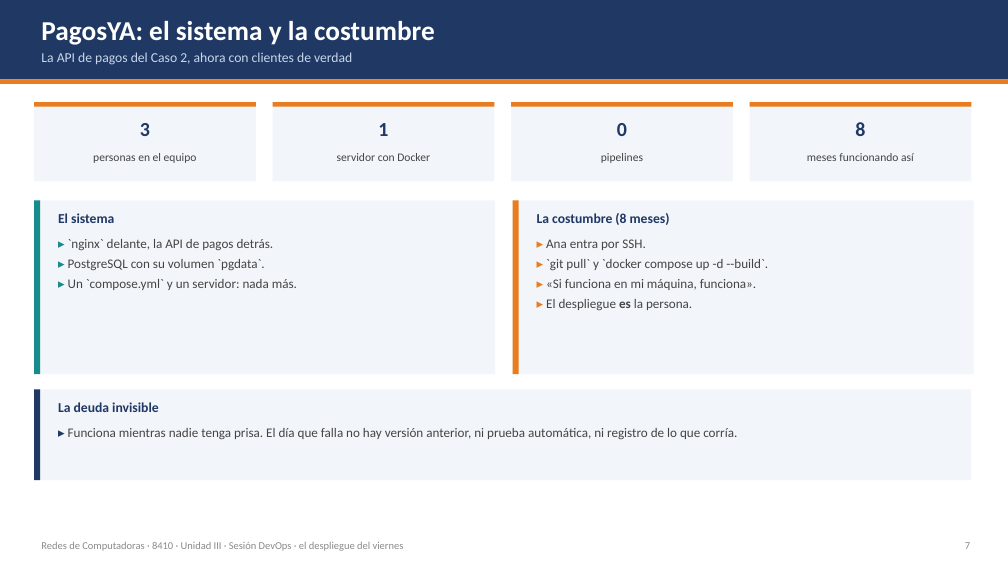
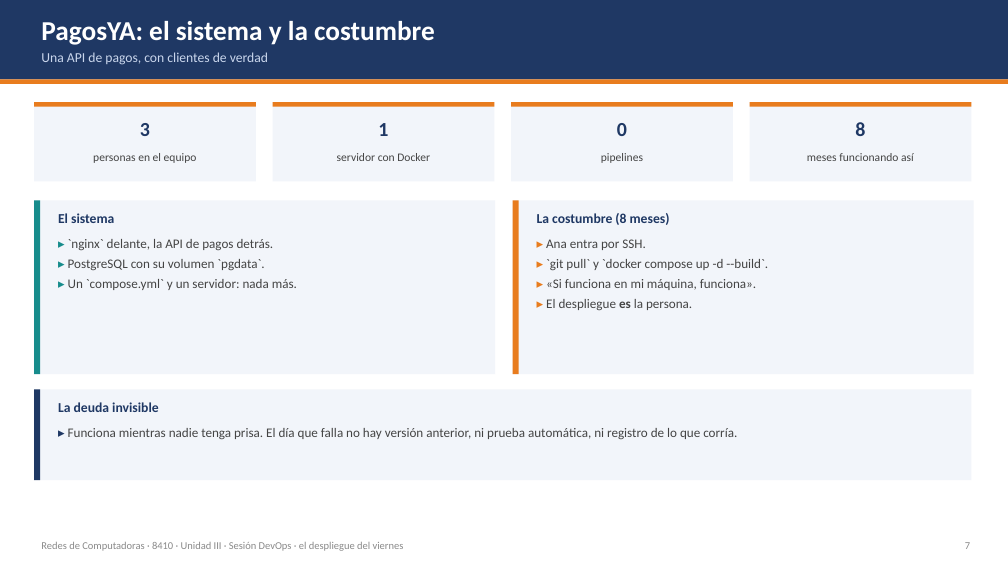
Before and after one commit to isacioutp/redes-de-computadoras-utp, a slide deck: slide 7 of DevOps/Teoria-DevOps-Despliegue.pptx. Drawn at 1008x567 pixels with LibreOffice and Linux fonts; fonts in the diff are those of the drawing. Boxes give left, top, right and bottom in pixels: in the first picture for what was removed or moved away, otherwise in the second. Text is boxed around its words. In the diff, an @@ line names an element or a change of style, - is before the commit and + after.

Commit message:
Laboratorio 15: hacerlo independiente de los demás laboratorios
- El README ya no remite al Caso 2 ni da por hecho los laboratorios previos:
  la carpeta trae la API y su despliegue completos
- La diapositiva de PagosYA describe la empresa sin referencias cruzadas
- El flujo 5 (app → db) queda explicado en la teoría; el laboratorio no lo
  levanta, así que no depende del Lab 14

```diff
--- a/DevOps/Teoria-DevOps-Despliegue.pptx
+++ b/DevOps/Teoria-DevOps-Despliegue.pptx
@@ text at (41, 52, 268, 65): text changed @@
-La API de pagos del Caso 2, ahora con clientes de verdad
+Una API de pagos, con clientes de verdad
```
Also in this commit, not shown: 1 other slide changed, 3 other files.
